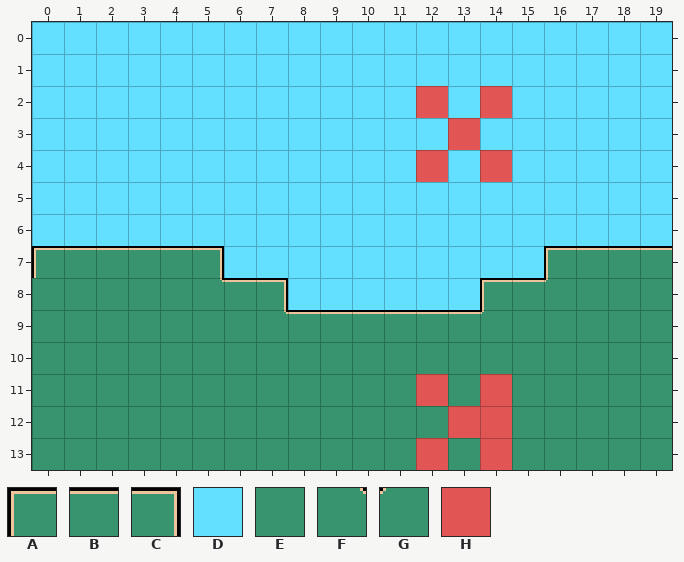
Two states of a Tiled map, assets/Tilemaps/TestMap.tmx. The picture above is the old version.
Cells are 16x16 px. Shown: x 0..19, y 0..13. Tiles whose own drawing changed are shown in their newer look in all pictures.
Key: from "TestTileset": A 0 "Wall", B 1 "Wall", C 2 "Wall", D 9, E 11 "Wall", F 14 "Wall", G 15 "Wall", H 19.
_ is an empty cell.
Layer "Tile Layer 1" before, first column x 0:
 0 DDDDDDDDDDDDDDDDDDDD
 1 DDDDDDDDDDDDDDDDDDDD
 2 DDDDDDDDDDDDHDHDDDDD
 3 DDDDDDDDDDDDDHDDDDDD
 4 DDDDDDDDDDDDHDHDDDDD
 5 DDDDDDDDDDDDDDDDDDDD
 6 DDDDDDDDDDDDDDDDDDDD
 7 ABBBBCDDDDDDDDDDABBB
 8 EEEEEFBCDDDDDDABGEEE
 9 EEEEEEEFBBBBBBGEEEEE
10 EEEEEEEEEEEEEEEEEEEE
11 EEEEEEEEEEEEHEHEEEEE
12 EEEEEEEEEEEEEHHEEEEE
13 EEEEEEEEEEEEHEHEEEEE
The same view after the edit:
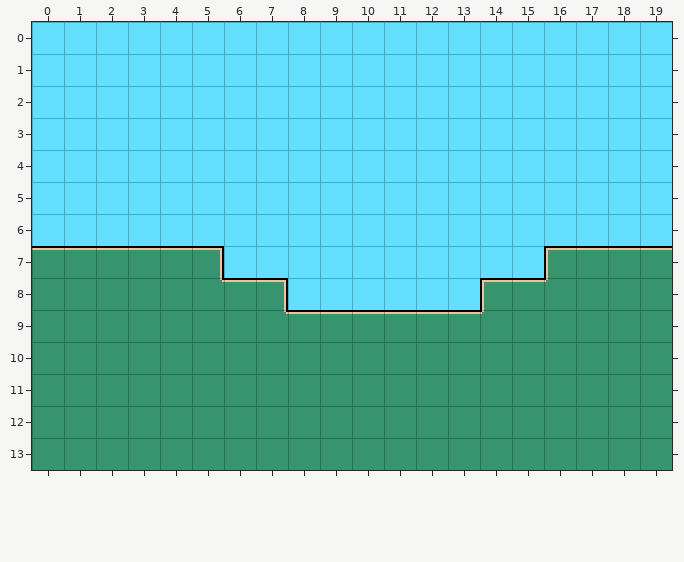
From old to new:
{"where": "layer \"Tile Layer 1\""}
{"y":2,"x":12,"old":"H","new":"D"}
{"y":2,"x":14,"old":"H","new":"D"}
{"y":3,"x":13,"old":"H","new":"D"}
{"y":4,"x":12,"old":"H","new":"D"}
{"y":4,"x":14,"old":"H","new":"D"}
{"y":7,"x":0,"old":"A","new":"B"}
{"y":11,"x":12,"old":"H","new":"E"}
{"y":11,"x":14,"old":"H","new":"E"}
{"y":12,"x":13,"old":"HH","new":"EE"}
{"y":13,"x":12,"old":"H","new":"E"}
{"y":13,"x":14,"old":"H","new":"E"}
